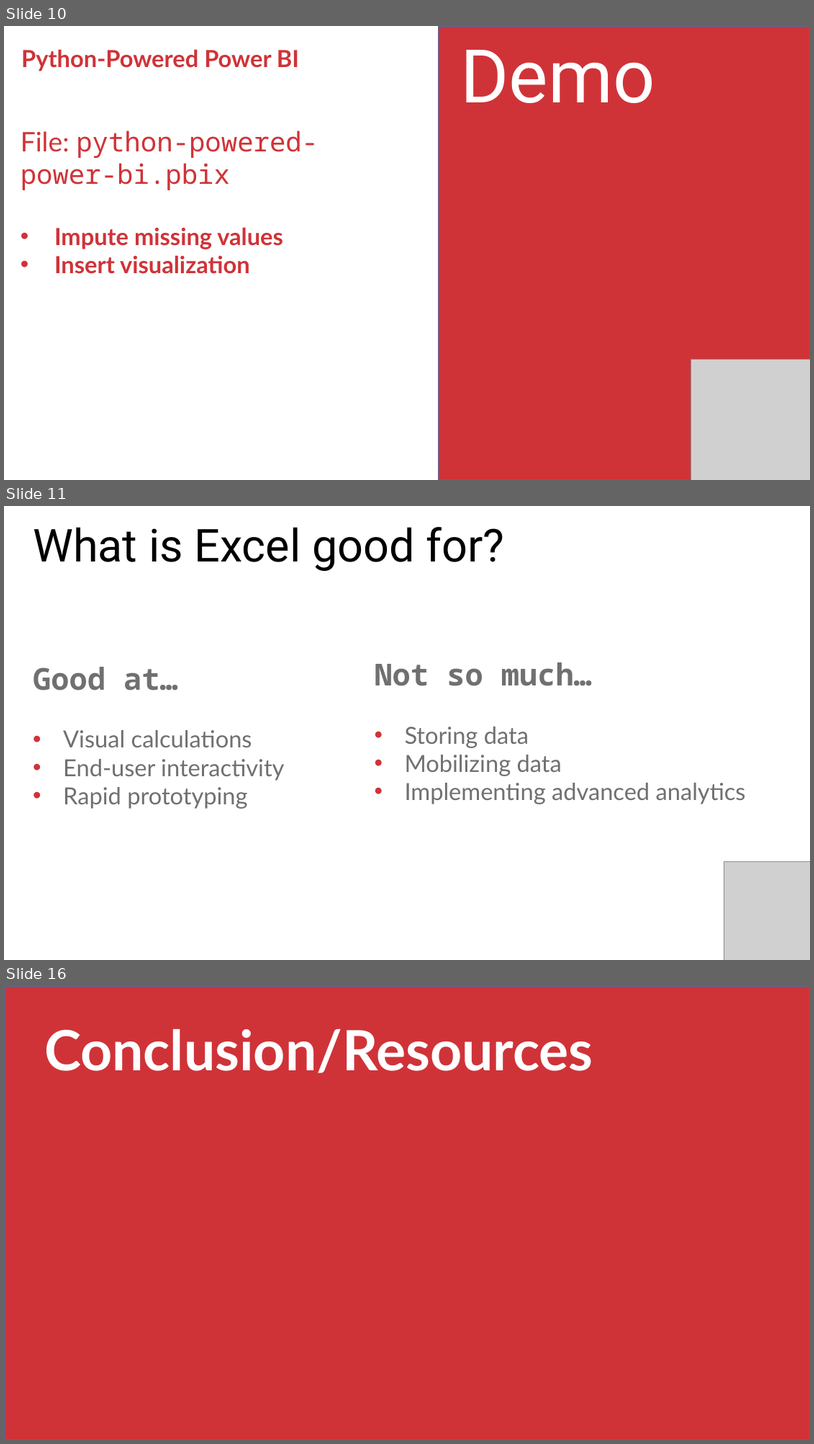
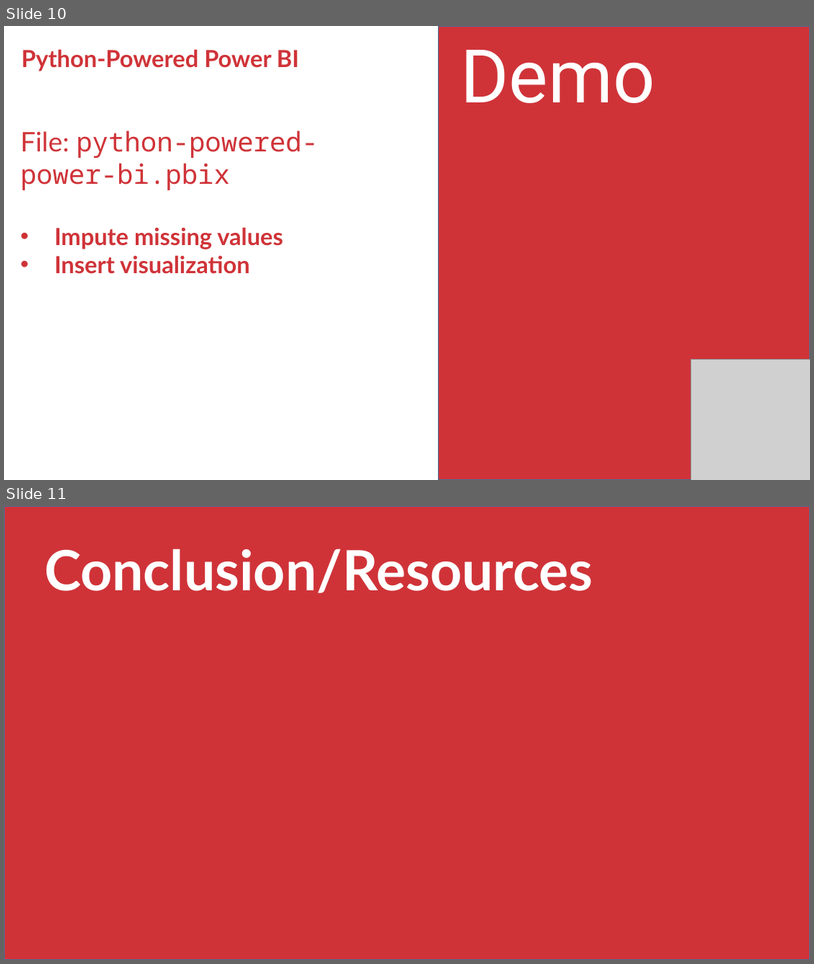
Before and after one commit to stringfestdata/rmb-aina-meetup, a slide deck: rmb-aina-meetup.pptx. Shown one above the other, each under a label of ours: slides 10, 11 and 16 before the commit, slides 10 and 11 after it; the slides between them are not shown. The pictures are 814x1444 and 814x964 pixels, drawn with LibreOffice and Linux fonts; fonts in the diff are those of the drawing; grey boxes stand for pictures. Boxes give left, top, right and bottom in pixels: in the first picture for what was removed or moved away, otherwise in the second. Text is boxed around its words. In the diff, an @@ line names an element or a change of style, - is before the commit and + after.

```diff
--- a/rmb-aina-meetup.pptx
+++ b/rmb-aina-meetup.pptx
@@ slide 11 removed at <box>4,506,810,960</box>, background #FFFFFF @@
@@ text removed at <box>33,527,504,571</box> @@
-What is Excel good for?
@@ text removed at <box>33,667,284,808</box> @@
-Good at…
-• Visual calculations
-• End-user interactivity
-• Rapid prototyping
@@ text removed at <box>375,662,746,804</box> @@
-Not so much…
-• Storing data
-• Mobilizing data
-• Implementing advanced analytics
@@ picture removed at <box>725,861,810,960</box> @@
@@ what was slide 16 is now slide 11 @@
```
Also in this commit, not shown: 2 slides changed, 4 other slides removed, 4 other files.
